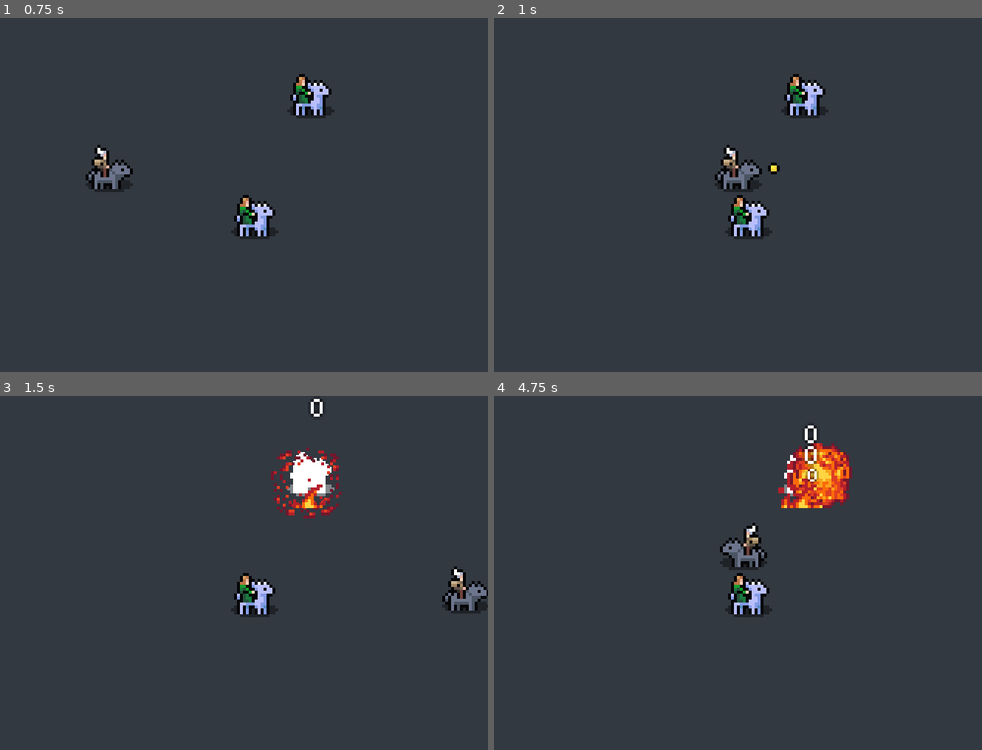
Above: before the commit, frames 1-4 (two rows, left to right).
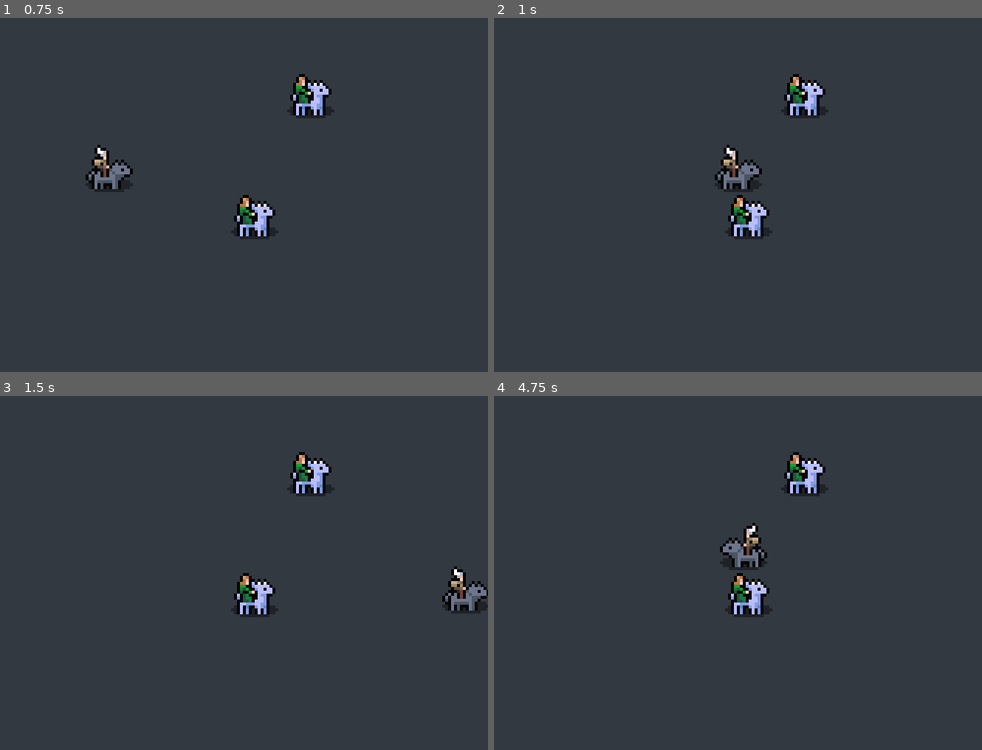
Above: after the commit, the same moments.

Repository: Snayff/not_quite_paradise4
Game: Godot game, scene res://world.tscn
The game is run twice, just before and just after one commit, with the same random seed, the same clock (stepped at 60 frames per second) and the same inputs.
Inputs:
- Up to frame 1 (0.75 s): tap Enter at 0.5 s; hold D (move_right) from 0.53 s (still down)
- Up to frame 2 (1 s): keep holding D (move_right)
- Up to frame 3 (1.5 s): release D (move_right) at 1.28 s; hold S (move_down) from 1.28 s (still down)
- Up to frame 4 (4.75 s): release S (move_down) at 2.03 s; hold D (move_right) 2.03-2.78 s; hold W (move_up) 2.78-3.53 s; tap Space at 3.5 s; hold A (move_left) from 3.53 s (still down)

Frame 1 is identical in both runs. In frame 2, less than 0.1% of the frame differs, in the area x 56-59%, y 40-45%; in frame 3, 1.6%; in frame 4, 2.3%, in the area x 58-74%, y 8-32%.
Error before the commit: Assertion failed: Missing `_target_finder`. (res://scenes/abcs/combat_active.gd:53)
Error after the commit: Assertion failed: Missing `_target_finder`. (res://scenes/abcs/combat_active.gd:54)

Commit message:
added combat_active_container

Diff:
--- a/scenes/abcs/combat_active.gd
+++ b/scenes/abcs/combat_active.gd
@@ -5,7 +5,7 @@
 
 
 #region SIGNALS
-
+signal now_ready
 #endregion
 
 
@@ -14,23 +14,17 @@
 @onready var _projectile_spawner: SpawnerComponent = %ProjectileSpawner
 @onready var _effect_chain: EffectChain = $EffectChain
 @onready var _target_finder: TargetFinder = %TargetFinder
+@onready var _orbiter: ProjectileOrbiterComponent = %ProjectileOrbiterComponent  ## handler for orbitals. Must have to be able to use `orbital` delivery method.
+
 #endregion
 
 
 #region EXPORTS
-@export_group("Component Links")
-@export var _creator: CombatActor  ## who created this active
-@export var _allegiance: Allegiance  ## creator's allegiance component
-@export var _projectile_position: Marker2D  ##  projectile spawn location. Must have to be able to use `projectile` delivery method.
-@export var _orbiter: ProjectileOrbiterComponent  ## handler for orbitals. Must have to be able to use `orbital` delivery method.
-
 @export_group("Targeting")
 @export var _valid_targets: Constants.TARGET_OPTION  ## who the active can affect
-
 @export_group("Travel")
 @export var _delivery_method: Constants.EFFECT_DELIVERY_METHOD  ## how the active's effects are delivered
-@export var _travel_range: int  #FIXME: this isnt helpful for designing orbitals
-
+@export var _travel_range: int  #FIXME: this isnt helpful for designing orbitals, how many rotations is it?!
 @export_group("Misc")
 @export var is_active: bool = true  ## whether the CombatActive is functioning or not
 #endregion
@@ -38,7 +32,16 @@
 
 #region VARS
 var target_actor: CombatActor
-var target_position: Vector2  ## NOTE: not used
+var target_position: Vector2  ## NOTE: not yet used
+var is_ready: bool = false:  ## if is off cooldown. set by cooldown timer timeout
+	set(_value):
+		is_ready = _value
+		if is_ready:
+			now_ready.emit()
+# set by parent container
+var creator: CombatActor  ## who created this active
+var allegiance: Allegiance  ## creator's allegiance component
+var projectile_position: Marker2D  ##  projectile spawn location. Must have to be able to use `projectile` delivery method.
 
 #endregion
 
@@ -46,32 +49,31 @@
 #region FUNCS
 func _ready() -> void:
 	# check for mandatory properties set in editor
-	assert(_creator is CombatActor, "Misssing `creator`.")
-	assert(_allegiance is Allegiance, "Misssing `allegiance`.")
 	assert(_projectile_spawner is SpawnerComponent, "Misssing `_projectile_spawner`.")
 	assert(_effect_chain is EffectChain, "Missing `_effect_chain`.")
 	assert(_target_finder is TargetFinder, "Missing `_target_finder`.")
 
-	_creator.target_changed.connect(set_target_actor)
-
 	# config cooldown timer
 	_cooldown_timer.start()
+	_cooldown_timer.one_shot = true
+	_cooldown_timer.timeout.connect(func(): is_ready = true )
 
 	# config effect chain
-	_effect_chain.set_caster(_creator)
+	_effect_chain.set_caster(creator)
 
+	# listen for new targets
+	_target_finder.new_target.connect(set_target_actor)
 
-func cast()-> void:  # NOTE: should this be in an activation node?
+## casts the active
+func cast()-> void:
 	if not target_actor is CombatActor and not target_position is Vector2:
 		push_error("CombatActive: No target given to cast.")
 		return
 
-	if not is_active:  # FIXME: this approach means the CombatActive will just keep looping the cooldown, rather than staying ready
-		return
-
 	if _delivery_method == Constants.EFFECT_DELIVERY_METHOD.projectile:
-		if _projectile_position is Marker2D:
+		if projectile_position is Marker2D:
 			_create_projectile()
+			_cooldown_timer.start()
 		else:
 			push_error("CombatActive: `_projectile_position` not defined.")
 
@@ -81,6 +83,7 @@
 			if projectile != null:
 				projectile.died.connect(_orbiter.remove_projectile.bind(projectile))
 				_orbiter.add_projectile(projectile)
+				_cooldown_timer.start()
 
 		else:
 			push_error("CombatActive: `_projectile_position` not defined.")
@@ -88,10 +91,10 @@
 		push_error("CombatActive: `_delivery_method` (", _delivery_method, ") not defined.")
 
 func _create_projectile() -> VisualProjectile:
-	var projectile: VisualProjectile = _projectile_spawner.spawn_scene(_projectile_position.global_position)
+	var projectile: VisualProjectile = _projectile_spawner.spawn_scene(projectile_position.global_position)
 	projectile.set_travel_range(_travel_range)
 	projectile.set_target(target_actor, target_position)  # give both, blank one will be ignored
-	projectile.set_interaction_info(_allegiance.team, _valid_targets)
+	projectile.set_interaction_info(allegiance.team, _valid_targets)
 	projectile.hit_valid_target.connect(_effect_chain.on_hit)
 	projectile.update_collisions()
 
@@ -103,9 +106,9 @@
 func _create_orbital()  -> VisualProjectile:
 	if not _orbiter.has_max_projectiles:
 		# FIXME: collisions caused by orbitals seem to happen a shortwhile after they actually hit
-		var projectile: VisualProjectile = _projectile_spawner.spawn_scene(_creator.global_position, _orbiter)
+		var projectile: VisualProjectile = _projectile_spawner.spawn_scene(creator.global_position, _orbiter)
 		projectile.set_travel_range(_travel_range)
-		projectile.set_interaction_info(_allegiance.team, _valid_targets)
+		projectile.set_interaction_info(allegiance.team, _valid_targets)
 		projectile.hit_valid_target.connect(_effect_chain.on_hit)
 		projectile.update_collisions()
 
@@ -116,8 +119,7 @@
 func set_target_actor(actor: CombatActor) -> void:
 	if actor is CombatActor:
 		target_actor = actor
-		_cooldown_timer.timeout.connect(cast)
-		target_actor.died.connect(set_target_actor.bind(null))
+		target_actor.died.connect(set_target_actor.bind(null))  # to clear target
 	else:
 		if _cooldown_timer.is_connected("timeout", cast):
 			# if no target then keep cooldown going but dont connect to the cast
--- a/scenes/abcs/combat_actor.gd
+++ b/scenes/abcs/combat_actor.gd
@@ -1,5 +1,5 @@
+## entity that can move and fight in combat
 @icon("res://assets/node_icons/actor.png")
-## entity that can move and fight in combat
 class_name CombatActor
 extends RigidBody2D
 
@@ -20,6 +20,7 @@
 @onready var _physics_movement: PhysicsMovementComponent = %PhysicsMovement
 @onready var boons_banes: BoonsBanesContainerComponent = %BoonsBanesContainer
 @onready var _supply_container: SupplyContainerComponent = %SupplyContainer
+@onready var _combat_active_container: CombatActiveContainerComponent = %CombatActiveContainer
 
 #endregion
 
@@ -73,6 +74,11 @@
 
 	_death_trigger.died.connect(func(): died.emit())
 
+func _process(delta: float) -> void:
+	# TODO: we need a combat actives interface
+	# TODO: if not player, add checks for ready combat active and for target in range, then use
+	pass
+
 func _integrate_forces(state: PhysicsDirectBodyState2D) -> void:
 	if _physics_movement is PhysicsMovementComponent:
 		_physics_movement.calc_movement(state)
--- a/scenes/abcs/combat_actor.tscn
+++ b/scenes/abcs/combat_actor.tscn
@@ -10,11 +10,12 @@
 [ext_resource type="Script" path="res://scenes/components/pop_up_numbers.gd" id="9_xcpun"]
 [ext_resource type="FontFile" uid="uid://xfatb788yq6e" path="res://assets/fonts/SinsGold.ttf" id="10_nqnyt"]
 [ext_resource type="Script" path="res://scripts/components/functionals/physics_movement.gd" id="12_73flk"]
-[ext_resource type="Script" path="res://scripts/components/functionals/stat_sheet.gd" id="12_dnaiq"]
+[ext_resource type="Script" path="res://scripts/components/functionals/stat_container.gd" id="12_dnaiq"]
 [ext_resource type="Script" path="res://scripts/dataclasses/stat.gd" id="13_hojhi"]
 [ext_resource type="Script" path="res://scripts/components/functionals/supply_container.gd" id="14_rlc1x"]
 [ext_resource type="Script" path="res://scripts/components/functionals/boons_banes_container.gd" id="14_wly6u"]
 [ext_resource type="Script" path="res://scripts/components/functionals/supply.gd" id="15_suttt"]
+[ext_resource type="Script" path="res://scripts/components/functionals/combat_active_container.gd" id="16_von4t"]
 
 [sub_resource type="PhysicsMaterial" id="PhysicsMaterial_8wo5g"]
 
@@ -103,8 +104,10 @@
 _sprite = NodePath("../AnimatedSprite2D")
 
 [node name="ProjectilePosition" type="Marker2D" parent="."]
+unique_name_in_owner = true
 
 [node name="Tags" type="Node" parent="."]
+unique_name_in_owner = true
 script = ExtResource("8_5531i")
 _tags = Array[int]([3])
 
@@ -137,4 +140,8 @@
 [node name="SupplyContainer" type="Node" parent="."]
 unique_name_in_owner = true
 script = ExtResource("14_rlc1x")
-_editor_supplies = Array[ExtResource("15_suttt")]([SubResource("Resource_0mrgo")])
+_editor_supplies = Array[ExtResource("15_suttt")]([SubResource("Resource_q0qcl")])
+
+[node name="CombatActiveContainer" type="Node" parent="."]
+unique_name_in_owner = true
+script = ExtResource("16_von4t")
--- a/scenes/combat_actives/circling_stars.tscn
+++ b/scenes/combat_actives/circling_stars.tscn
@@ -11,8 +11,10 @@
 stat = 0
 scale_value = 1.0
 
-[node name="CirclingStars" node_paths=PackedStringArray("_orbiter") instance=ExtResource("1_bejtl")]
-_orbiter = NodePath("ProjectileOrbiterComponent")
+[sub_resource type="CircleShape2D" id="CircleShape2D_gns30"]
+resource_local_to_scene = true
+
+[node name="CirclingStars" instance=ExtResource("1_bejtl")]
 _valid_targets = 2
 _travel_range = 200
 
@@ -22,10 +24,14 @@
 [node name="ProjectileSpawner" parent="." index="1"]
 scene = ExtResource("2_n4c11")
 
-[node name="ProjectileOrbiterComponent" type="Node2D" parent="." index="2"]
+[node name="ProjectileOrbiter" type="Node2D" parent="." index="2"]
+unique_name_in_owner = true
 script = ExtResource("2_lj7jl")
 _orbit_scale = 60.0
 
 [node name="EffectChain" type="Node" parent="." index="3"]
 script = ExtResource("4_nd7yx")
 _damage_scalers = Array[ExtResource("5_33pwh")]([SubResource("Resource_qxiwj")])
+
+[node name="CollisionShape2D" parent="TargetFinder" index="0"]
+shape = SubResource("CircleShape2D_gns30")
--- a/scenes/combat_actors/wolf_rider.tscn
+++ b/scenes/combat_actors/wolf_rider.tscn
@@ -86,17 +86,17 @@
 [node name="StatsContainer" parent="." index="12"]
 _stats = Array[ExtResource("9_nf076")]([SubResource("Resource_dcaqw"), SubResource("Resource_4j112")])
 
-[node name="Fireblast" parent="." index="14" node_paths=PackedStringArray("_creator", "_allegiance", "_projectile_position") instance=ExtResource("6_jm2bo")]
+[node name="SupplyContainer" parent="." index="14"]
+_editor_supplies = Array[ExtResource("9_r5a4j")]([SubResource("Resource_rqumc")])
+
+[node name="CombatActiveContainer" parent="." index="15" node_paths=PackedStringArray("_creator", "_allegiance", "_projectile_position")]
 _creator = NodePath("..")
 _allegiance = NodePath("../Allegiance")
 _projectile_position = NodePath("../ProjectilePosition")
+
+[node name="Fireblast" parent="CombatActiveContainer" index="0" instance=ExtResource("6_jm2bo")]
 _delivery_method = 1
 
-[node name="CirclingStars" parent="." index="15" node_paths=PackedStringArray("_creator", "_allegiance") instance=ExtResource("7_47lvt")]
-_creator = NodePath("..")
-_allegiance = NodePath("../Allegiance")
+[node name="CirclingStars" parent="CombatActiveContainer" index="1" instance=ExtResource("7_47lvt")]
 _delivery_method = 2
 is_active = false
-
-[node name="SupplyContainer" parent="." index="16"]
-_editor_supplies = Array[ExtResource("9_r5a4j")]([SubResource("Resource_rqumc")])
--- /dev/null
+++ b/scripts/components/functionals/combat_active_container.gd
@@ -0,0 +1,90 @@
+## interface for a collection of [CombatActive]s.
+##
+## CombatActives should be added as children.
+@icon("res://assets/node_icons/combat_active_container.png")
+class_name CombatActiveContainerComponent
+extends Node
+
+
+#region SIGNALS
+signal has_ready_active
+#endregion
+
+
+#region ON READY (for direct children only)
+
+#endregion
+
+
+#region EXPORTS
+@export_group("Component Links")
+@export var _creator: CombatActor  ## who created this active
+@export var _allegiance: Allegiance  ## creator's allegiance component
+@export var _projectile_position: Marker2D  ##  projectile spawn location. Must have in order for a [CombatActive] to be able to use `projectile` delivery method.
+#@export_group("Details")
+#endregion
+
+
+#region VARS
+var _actives: Array[CombatActive]  ## all combat actives.
+var _ready_actives: Array[CombatActive]  ## actives that are ready to cast - may not have a target.
+#endregion
+
+
+#region FUNCS
+func _ready() -> void:
+	# check for mandatory properties set in editor
+	assert(_creator is CombatActor, "Misssing `creator`.")
+	assert(_allegiance is Allegiance, "Misssing `allegiance`.")
+	assert(_projectile_position is Marker2D, "Misssing `_projectile_position`.")
+
+	_update_actives_array()
+	_update_actives_with_component_links()
+	_connect_to_actives_signals()
+
+## get all children that are [CombatActive]s and put into _active
+func _update_actives_array() -> void:
+	for child in get_children():
+		if child is CombatActive:
+			_actives.append(child)
+
+## pass through the required component links to all actives
+func _update_actives_with_component_links() -> void:
+	for active in _actives:
+		active.creator = _creator
+		active.allegiance = _allegiance
+		active.projectile_position = _projectile_position
+
+func _connect_to_actives_signals() -> void:
+	for active in _actives:
+		active.now_ready.connect(func(): _ready_actives.append(active))
+		active.now_ready.connect(has_ready_active.emit)
+
+## get an active by its class_name. returns null if nothing matching found.
+func get_active(active_name: String) -> CombatActive:
+	for active in _actives:
+		if active.get_global_name() == active_name:
+			return active
+
+	return null
+
+## picks a random, ready active and casts it, if there is a target. If no target, nothing happens.
+func cast_random_ready_active() -> void:
+	var random_active: CombatActive = _ready_actives.pick_random()
+	cast_ready_active(random_active.get_global_name())
+
+## casts the specified active, if it is ready and there is a target. If not, nothing happens.
+func cast_ready_active(active_name: String) -> void:
+	var active: CombatActive = get_active(active_name)
+	if active.is_ready and active.target_actor:
+		active.cast()
+		_ready_actives.erase(active)
+
+
+
+
+
+
+
+
+#endregion
--- a/scripts/components/functionals/supply_container.gd
+++ b/scripts/components/functionals/supply_container.gd
@@ -17,7 +17,7 @@
 #region EXPORTS
 #@export_group("Component Links")
 @export_group("Details")
-#TODO: should probs be a dict[SUPPLY_TYPE: SupplyComponent], but need typed dicts to make using editor feasible
+#NOTE: should probs be a dict[SUPPLY_TYPE: SupplyComponent], but need typed dicts to make using editor feasible
 @export var _editor_supplies: Array[SupplyComponent] = []  ## this is a wrapper for _supplies, due to godot's issue with arrays always sharing resources.
 #endregion
 
--- a/scripts/components/functionals/target_finder.gd
+++ b/scripts/components/functionals/target_finder.gd
@@ -5,7 +5,7 @@
 
 
 #region SIGNALS
-
+signal new_target(target: CombatActor)
 #endregion
 
 
@@ -24,6 +24,9 @@
 
 #region VARS
 var _shape: CollisionShape2D
+var current_target: CombatActor
+var _refresh_duration: float = 0.3  ## how long to wait before looking for a new target
+var _refresh_counter: float = 0
 # info needed from parent
 var max_range: float = 0:  ## this sets the radius of the area. updates radius when set.
 	set(_value):
@@ -39,6 +42,15 @@
 	_shape = get_node_or_null("CollisionShape2D")
 	assert(_shape is CollisionShape2D, "Missing _shape")
 
+func _process(delta: float) -> void:
+	_refresh_counter -= delta
+	if _refresh_counter <= 0:
+		var nearest_target = get_nearest_target()
+		if nearest_target != current_target:
+			current_target = nearest_target
+			new_target.emit(current_target)
+		_refresh_counter = _refresh_duration
+
 ## update the collision shape's radius to match max_range
 func _update_radius() -> void:
 	_shape.shape.radius = max_range
@@ -47,7 +59,7 @@
 	Utility.update_body_collisions(self, team, target_option)
 
 ## returns nearest target that is within range. If no valid targets in range, returns null.
-func get_nearest_target() -> CollisionObject2D:
+func get_nearest_target() -> CombatActor:
 	if max_range == 0:
 		# will never find anyone
 		return
@@ -62,7 +74,7 @@
 			continue
 
 		new_distance = global_position.distance_to(body.global_position)
-		if new_distance < closest_distance:
+		if new_distance < closest_distance and nearest_body is CombatActor:
 			nearest_body = body
 			closest_distance = new_distance
 
Binary file added: assets/node_icons/combat_active_container.png
Not shown, added: assets/node_icons/combat_active_container.png.import
Not shown: 3 places in scenes/abcs/combat_actor.tscn that only renumber resources
Not shown: 1 places in scenes/combat_actives/circling_stars.tscn that only renumber resources
Renamed: scripts/components/functionals/stat_sheet.gd -> scripts/components/functionals/stat_container.gd
